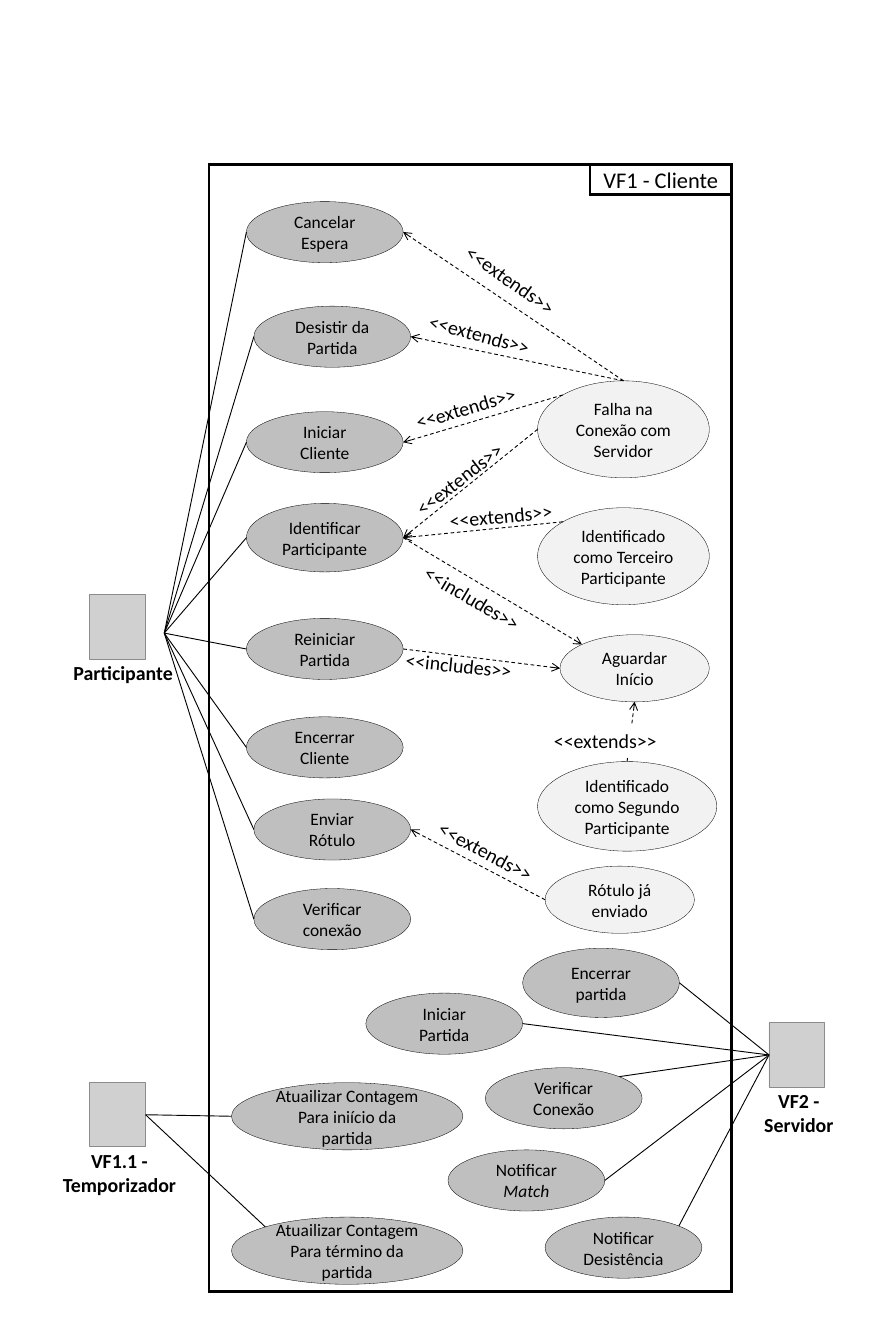
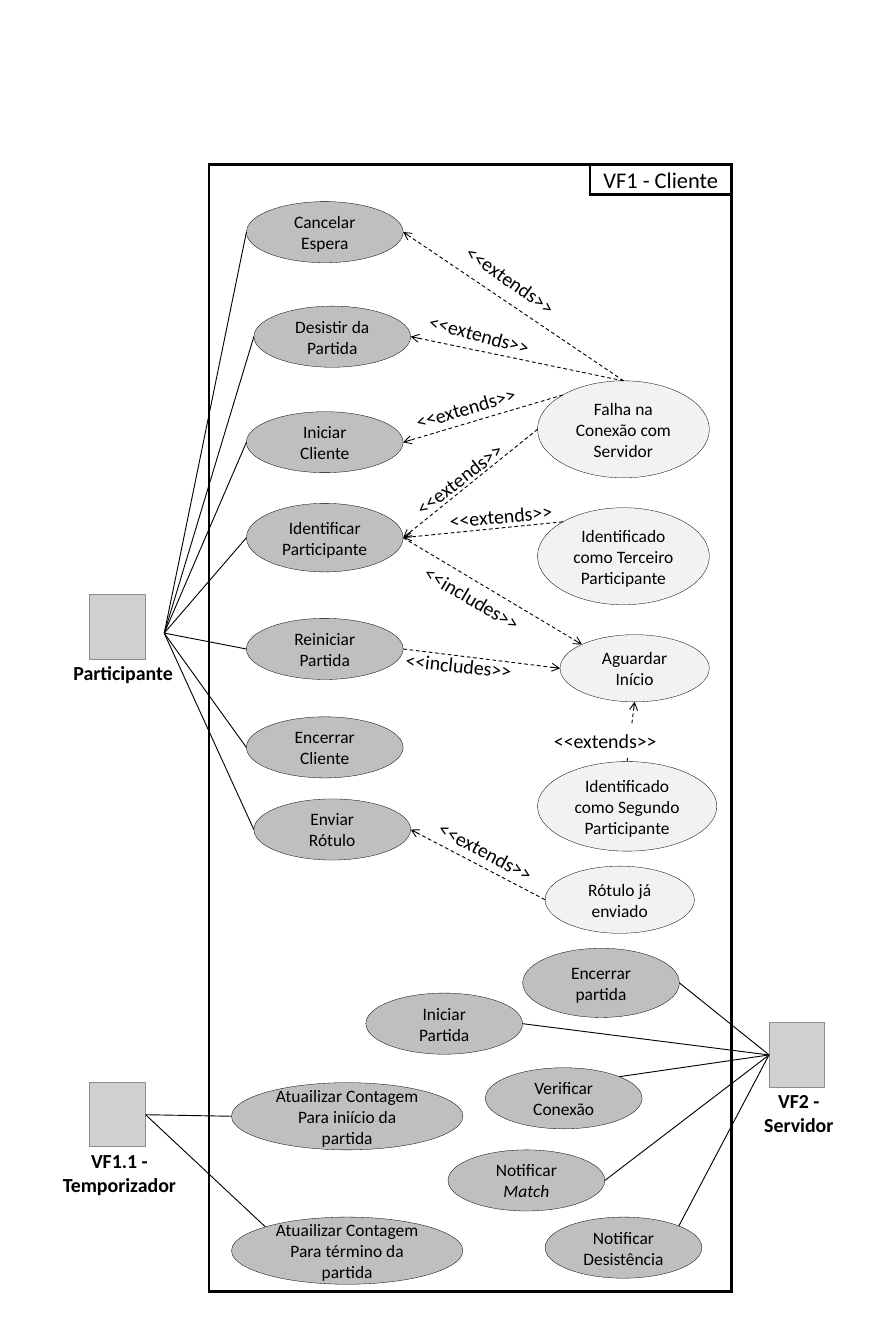
Before and after one commit to gcode-mirror/imagelabeler, a slide deck: slide 1 of Doc/Diagrama de Casos de Uso.ppt. Drawn at 896x1344 pixels with LibreOffice and Linux fonts; fonts in the diff are those of the drawing; grey boxes stand for pictures. Boxes give left, top, right and bottom in pixels: in the first picture for what was removed or moved away, otherwise in the second. Text is boxed around its words. In the diff, an @@ line names an element or a change of style, - is before the commit and + after.

Commit message:
atualizando caso de uso verificar conexão

```diff
--- a/Doc/Diagrama de Casos de Uso.ppt
+++ b/Doc/Diagrama de Casos de Uso.ppt
@@ line removed from (254, 919) to (164, 633) @@
@@ ellipse removed at bbox=[254, 889, 410, 950] @@
-Verificar conexão
```
Also in this commit, not shown: 1 other file.
